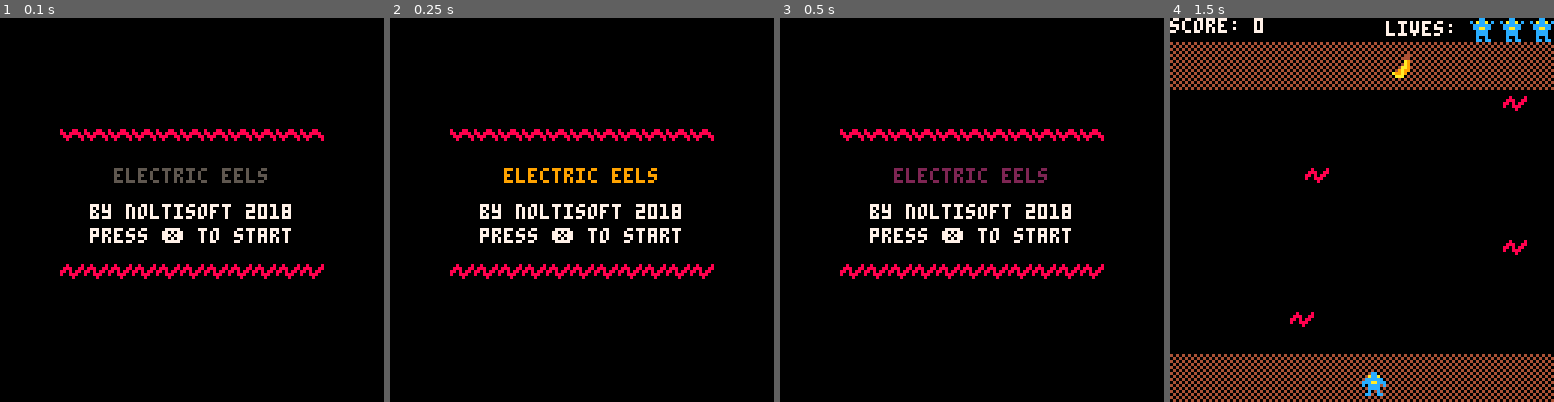
Above: before the commit, frames 1-4 (left to right).
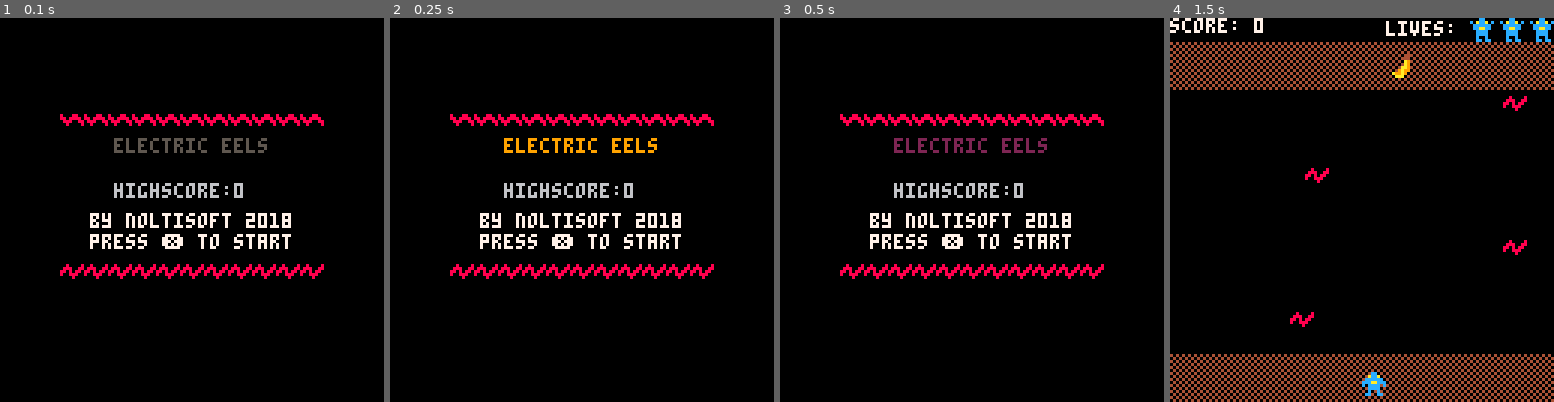
Above: after the commit, the same moments.

Repository: HNE74/pico8
Game: PICO-8 cartridge eleceel/eleceel.p8
Two runs of this game, one before a commit and one after it. Both use one fixed random seed, a clock stepped at 60 frames per second and the inputs below.
Inputs:
- Up to frame 1 (0.1 s): no input
- Up to frame 2 (0.25 s): no input
- Up to frame 3 (0.5 s): no input
- Up to frame 4 (1.5 s): tap X (X key) at 1.07 s

The runs differ from the first frame. In frame 1, 6.2% of the frame differs, in the area x 15-85%, y 25-61%; in frame 2, 6.2%; in frame 3, 6.2%; in frame 4, nothing differs.

Commit message:
Added persistent highscore

Diff:
--- a/eleceel/eleceel.p8
+++ b/eleceel/eleceel.p8
@@ -1,6 +1,7 @@
 pico-8 cartridge // http://www.pico-8.com
 version 16
 __lua__
+cartdata("zep_eleceel")
 game={}
 player={}
 worms={}
@@ -12,6 +13,7 @@
   game.lblcolor=1
   game.wait=0
   game.lives=0
+  game.high=dget(0)
 end
 
 function init_player()
@@ -79,14 +81,16 @@
 
 function draw_welcome()
   cls()
-  txtrow=50
+  txtrow=40
   color(game.lblcolor)
   print("electric eels",38,txtrow)
+  color(6)
+  print("highscore:"..game.high,38,txtrow+15)
   color(7)
-  print("by noltisoft 2018",30,txtrow+12)
-  print("press ❎ to start",30,txtrow+20)
+  print("by noltisoft 2018",30,txtrow+25)
+  print("press ❎ to start",30,txtrow+32)
   for i=0,10 do
-    spr(0,20+i*8,35)
+    spr(0,20+i*8,30)
     spr(2,20+i*8,80)
   end
 end
@@ -105,12 +109,17 @@
   spr(player.sprite, player.x, player.y)
 
   if(game.state==2) then
-    cursor(45,60)
-    print("game over!")
+    print("game over!",45,60)
+    if(player.score>game.high) then
+      print("congratulations new highscore!",2,70)
+    end
+
     game.wait+=1
     if(game.wait>100) then
       game.wait=0
       game.state=0
+      game.high=player.score
+      dset(0,game.high)
     end
   else
     for w in all(worms) do
